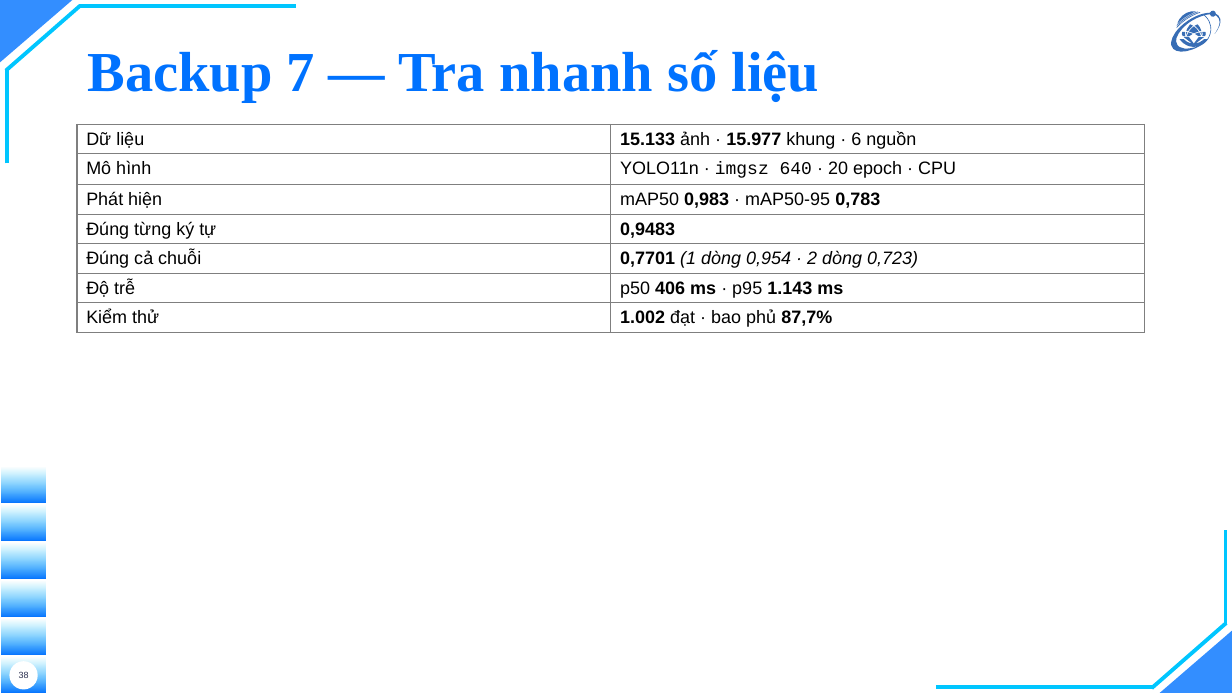
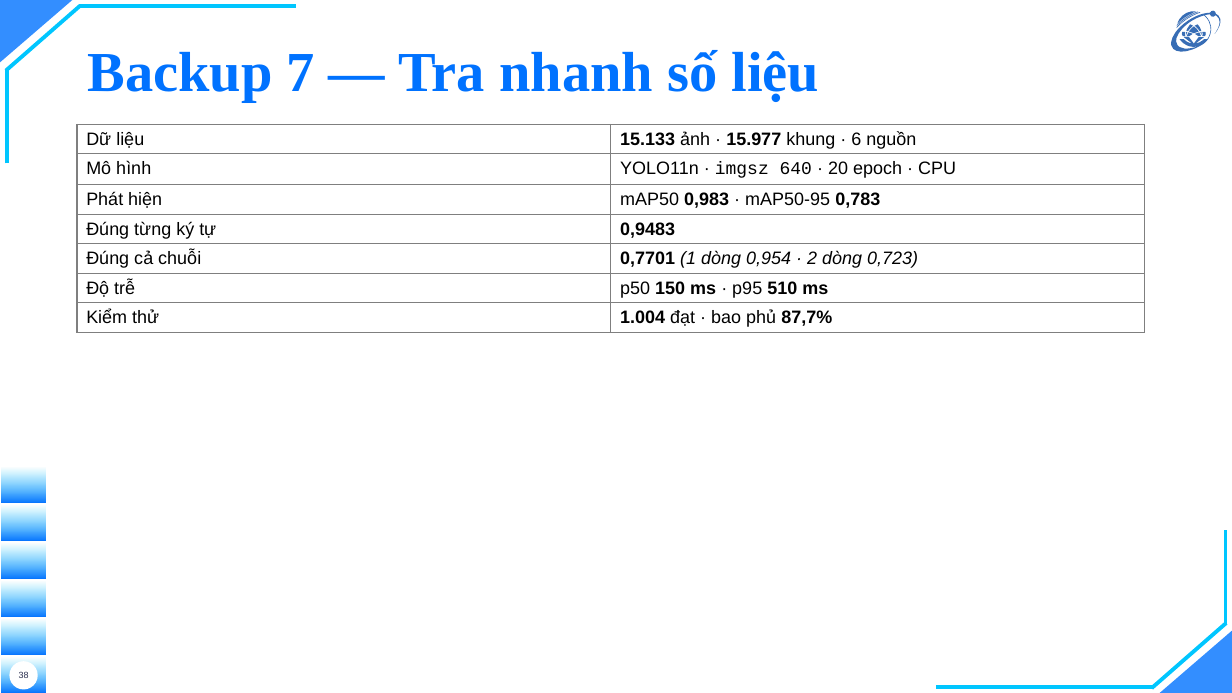
Before and after one commit to hieunguyen2604/alpr-do-an-mon-hoc, a slide deck: slide 38 of docs/slides/slides.pptx. Drawn at 1232x693 pixels with LibreOffice and Linux fonts; fonts in the diff are those of the drawing; background and template pictures are left out. Boxes give left, top, right and bottom in pixels: in the first picture for what was removed or moved away, otherwise in the second. Text is boxed around its words. In the diff, an @@ line names an element or a change of style, - is before the commit and + after.

```diff
--- a/docs/slides/slides.pptx
+++ b/docs/slides/slides.pptx
@@ table at bbox=[77, 125, 1145, 624] @@
-row 6, column 2: p50 406 ms · p95 1.143 ms
+row 6, column 2: p50 150 ms · p95 510 ms
-row 7, column 2: 1.002 đạt · bao phủ 87,7%
+row 7, column 2: 1.004 đạt · bao phủ 87,7%
```
Also in this commit, not shown: 4 other slides changed, 29 other files.
